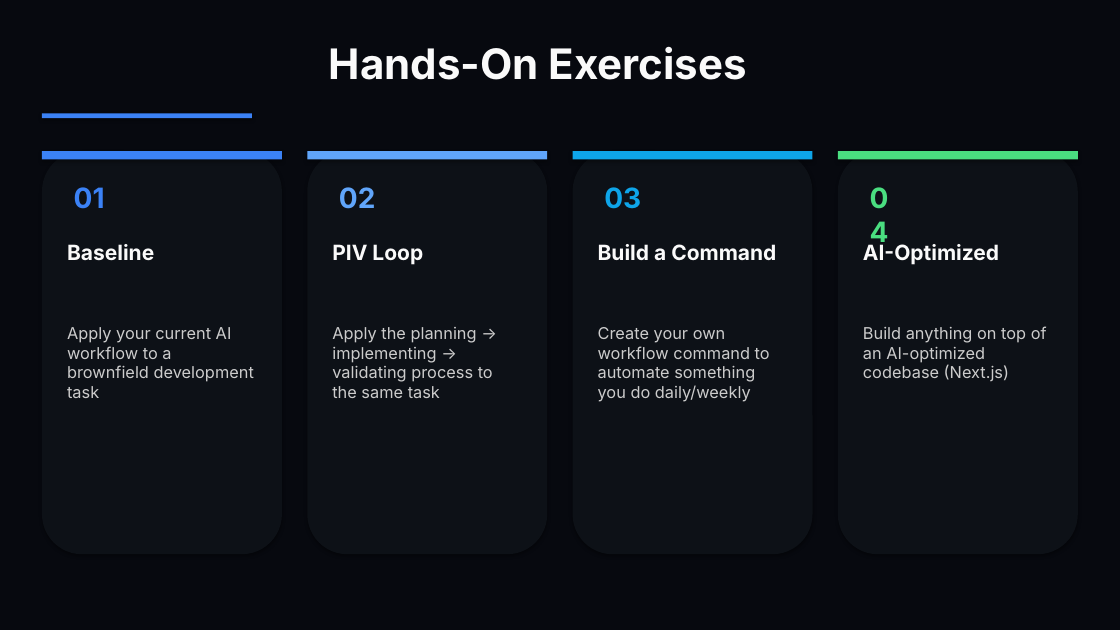
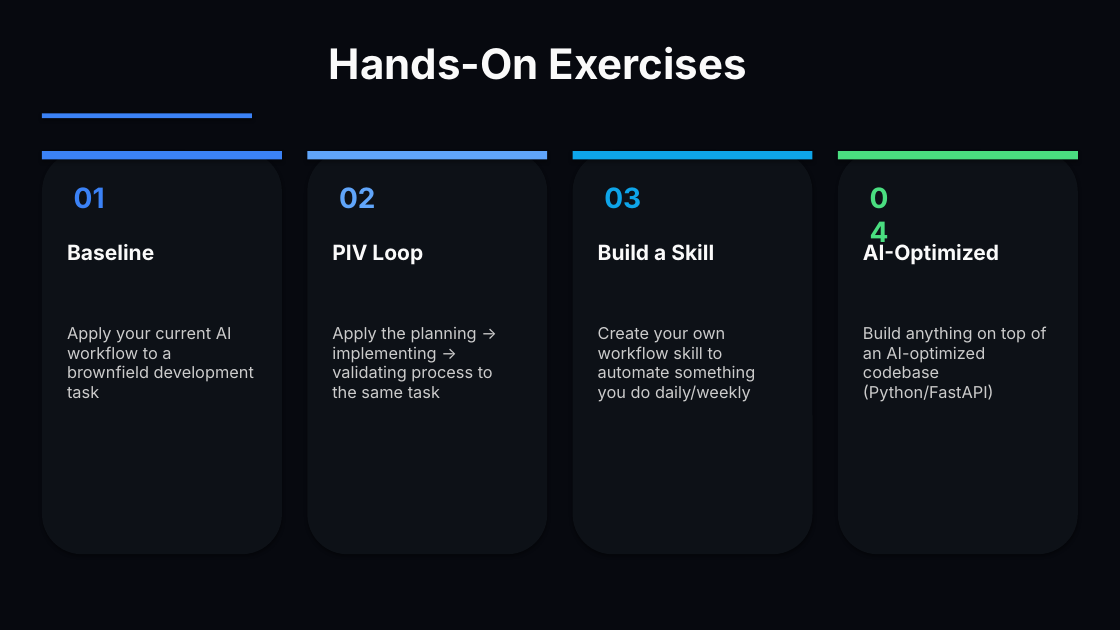
Before and after one commit to dynamous-business/cisco-workshop-resources, a slide deck: slide 4 of cisco-workshop-slides.pptx. Drawn at 1120x630 pixels with LibreOffice and Linux fonts; fonts in the diff are those of the drawing. Boxes give left, top, right and bottom in pixels: in the first picture for what was removed or moved away, otherwise in the second. Text is boxed around its words. In the diff, an @@ line names an element or a change of style, - is before the commit and + after.

Commit message:
Updated commands, README, and slides

```diff
--- a/cisco-workshop-slides.pptx
+++ b/cisco-workshop-slides.pptx
@@ text at [598,244,714,261]: text changed @@
-Build a Command
+Build a Skill
@@ text at [598,327,755,402]: text changed @@
-Create your own workflow command to automate something you do daily/weekly
+Create your own workflow skill to automate something you do daily/weekly
@@ text at [863,326,1047,402]: text changed @@
-Build anything on top of an AI-optimized codebase (Next.js)
+Build anything on top of an AI-optimized codebase (Python/FastAPI)
```
Also in this commit, not shown: 7 other slides changed, 9 other files.
